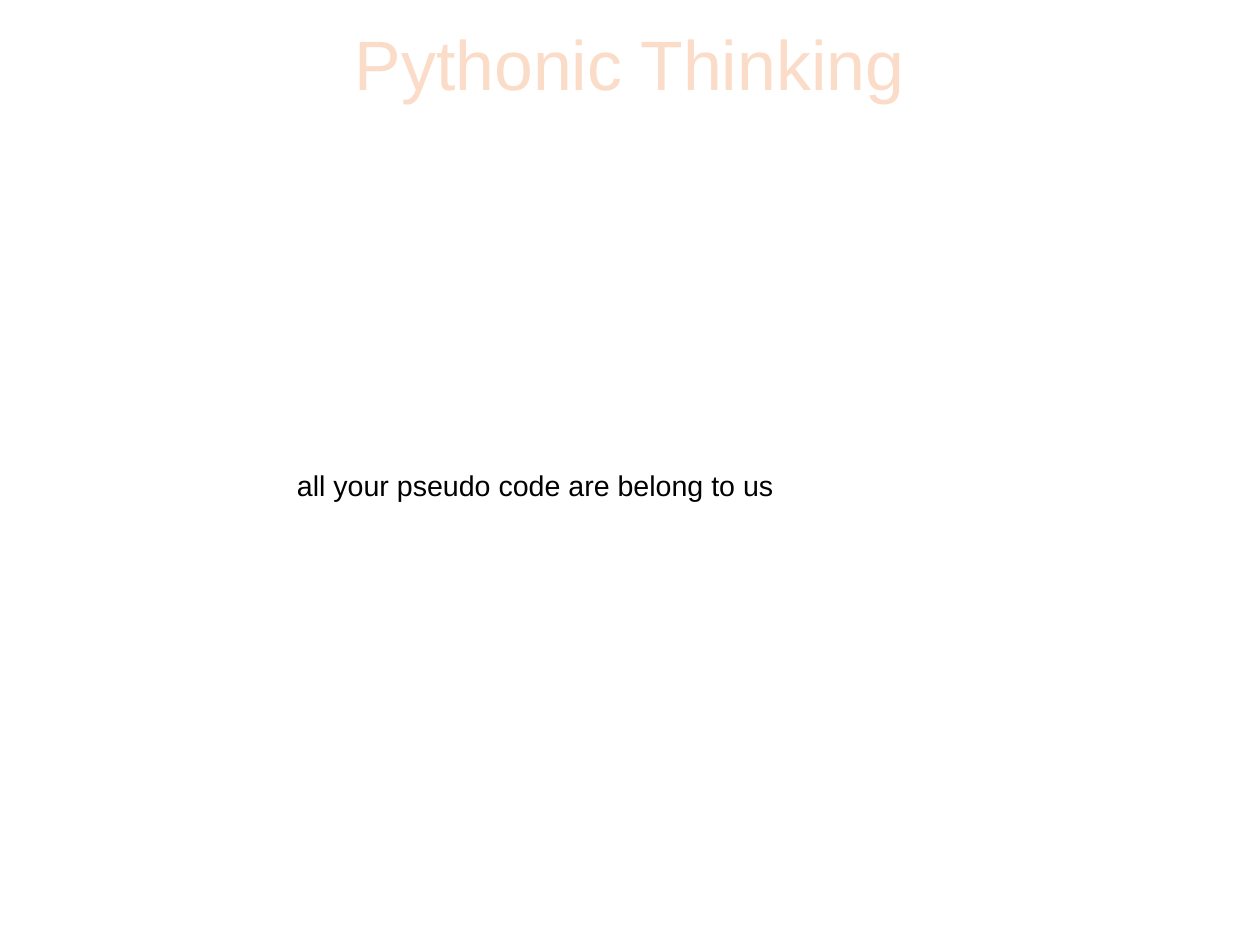
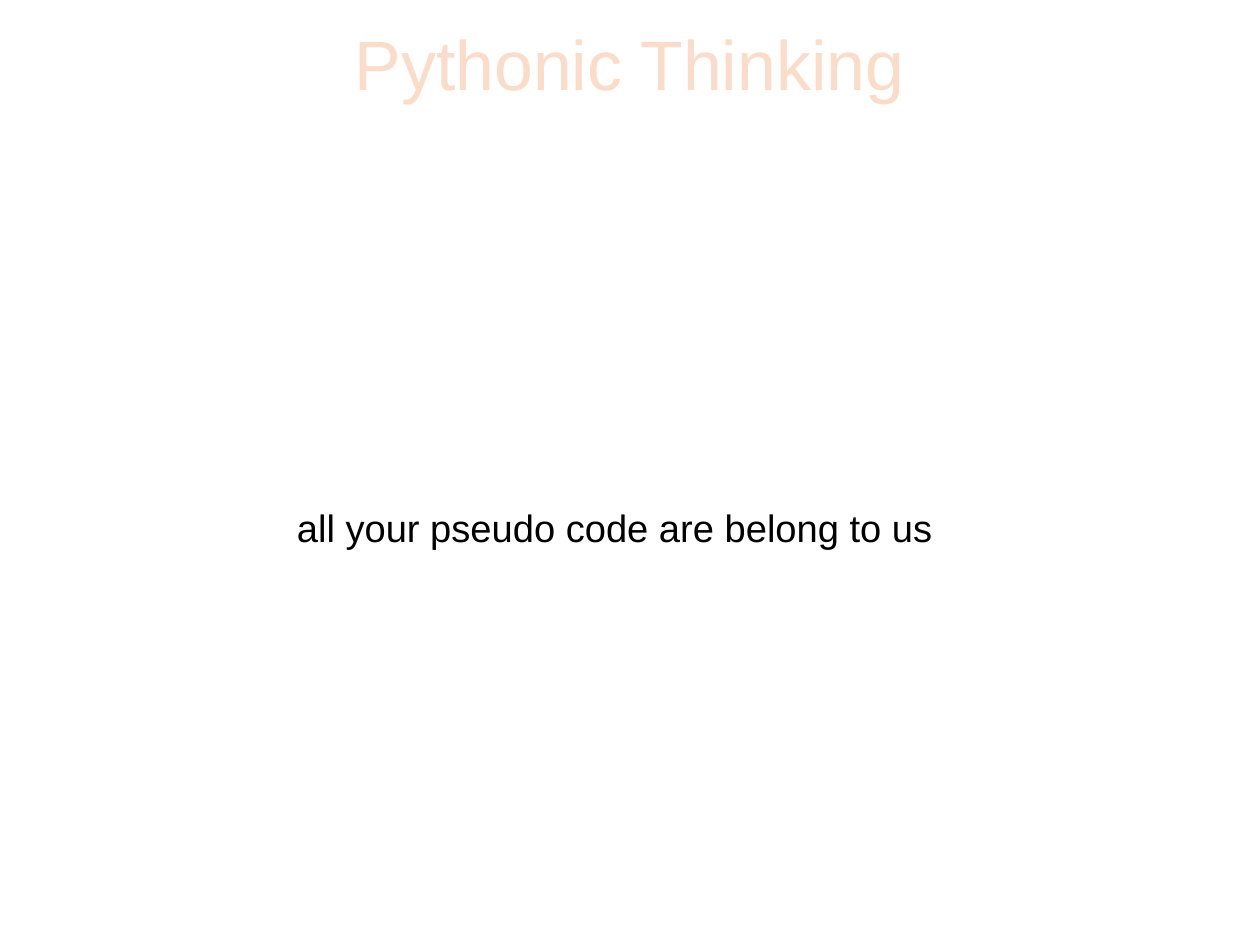
Before and after one commit to sphaero/workshops, a slide deck: slide 41 of PythonFu/presentation.odp (slide 39 before the commit). Drawn at 1260x945 pixels with LibreOffice and Linux fonts; fonts in the diff are those of the drawing; background and template pictures are left out. Boxes give left, top, right and bottom in pixels: in the first picture for what was removed or moved away, otherwise in the second. Text is boxed around its words. In the diff, an @@ line names an element or a change of style, - is before the commit and + after.

```diff
--- a/PythonFu/presentation.odp
+++ b/PythonFu/presentation.odp
@@ text "all your pseudo code are ...": place and size @@
-text "all your pseudo code are ..." at box(297, 475, 773, 502)
+text "all your pseudo code are ..." at box(297, 514, 932, 550)
@@ text "all your pseudo code are ..." at box(297, 514, 932, 550): size 18 to 24 pt @@
```
Also in this commit, not shown: 8 other slides changed, 10 slides added, 1 slide removed, 2 other files.
